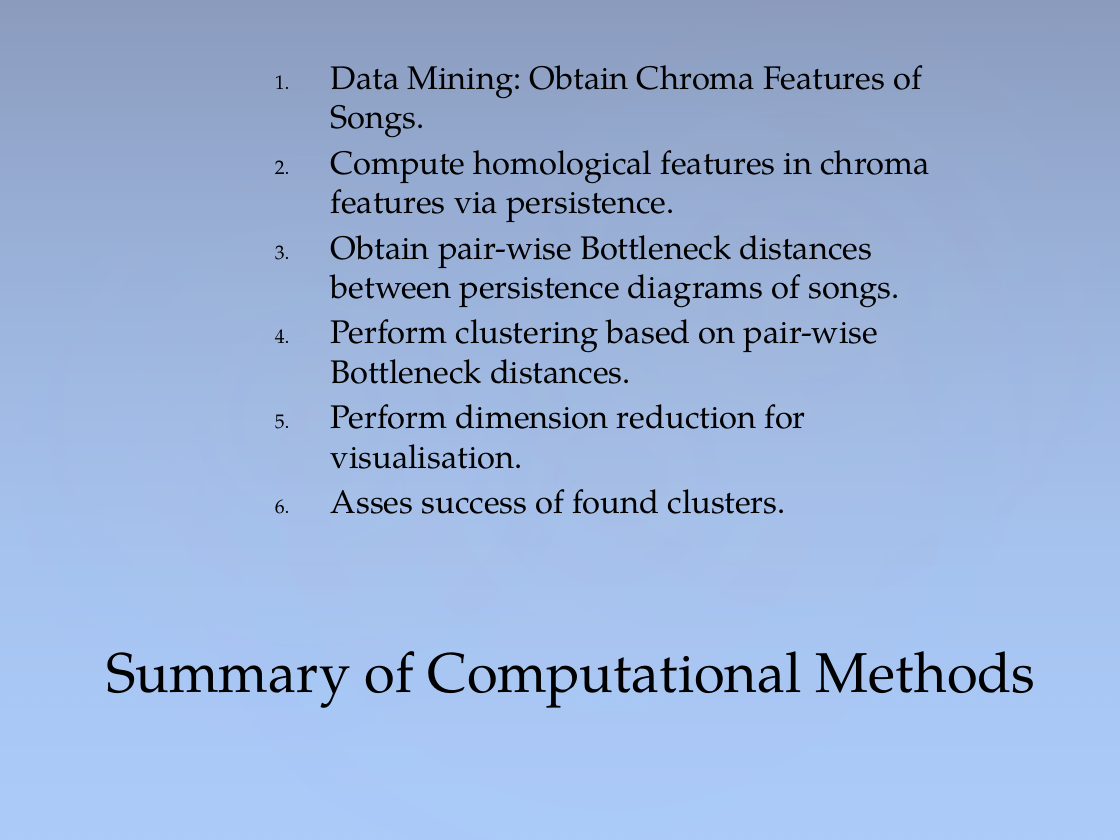
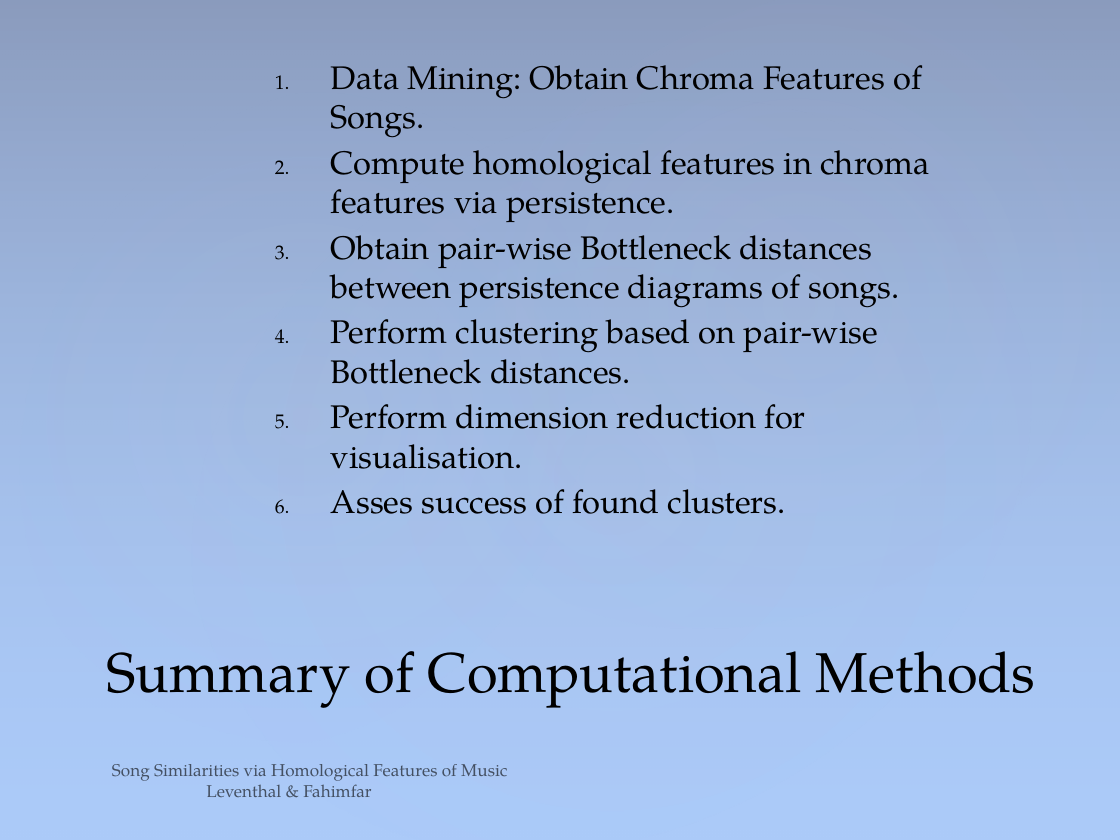
Before and after one commit to sam-lev/Classifications-Of-Songs-via-Homology-of-Chroma-Features, a slide deck: slide 7 of project/presentation/PresentationPowerPoint.pptx. Drawn at 1120x840 pixels with LibreOffice and Linux fonts; fonts in the diff are those of the drawing. Boxes give left, top, right and bottom in pixels: in the first picture for what was removed or moved away, otherwise in the second. Text is boxed around its words. In the diff, an @@ line names an element or a change of style, - is before the commit and + after.

Commit message:
presentation and started shortloop and counting homological features in songs and their size to approximate which keys

```diff
--- a/project/presentation/PresentationPowerPoint.pptx
+++ b/project/presentation/PresentationPowerPoint.pptx
@@ text added at bbox=[112, 764, 507, 797], 11 pt, text #000000 at 60% opacity @@
+Song Similarities via Homological Features of Music Leventhal & Fahimfar
```
Also in this commit, not shown: 12 other slides changed, 9 slides added, 4 slides removed, 38 other files.
